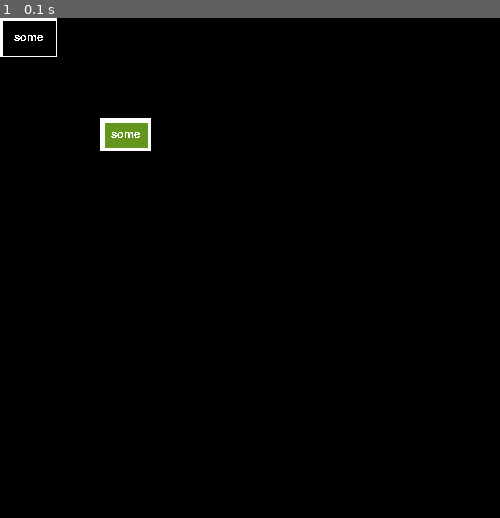
Above: before the commit, frame 1.
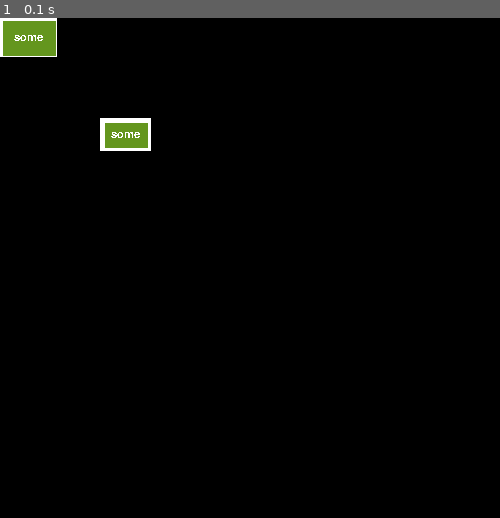
Above: after the commit, the same moment.

Repository: MihailChert/pygame_widgets
Game: pygame game, started from test_dropdownlist.py
Same seed, same stepped clock (60 frames per second), same inputs: the game is played once before the commit and once after it.
Inputs:
- Up to frame 1 (0.1 s): no input

The runs differ from the first frame. In frame 1, 0.7% of the frame differs, in the area x 0-12%, y 0-8%.

Commit message:
Fix bun in button with color. Find bug in drawing borders.

Diff:
--- a/eventlessbutton.py
+++ b/eventlessbutton.py
@@ -189,10 +189,12 @@
             self.parent.blit(self.surface, self.client_rect)
         except AttributeError:
             self.parent.surface.blit(self.surface, self.client_rect)
-        if hasattr(self.border, 'draw'):
-            self.border.draw()
+
+        self.surface.fill(self._active_color)
         if not self._pressed:
             self.draw_unpressed()
         else:
             self.draw_pressed()
         self.draw_text()
+        if hasattr(self.border, 'draw'):
+            self.border.draw()
--- /dev/null
+++ b/test_button.py
@@ -0,0 +1,33 @@
+import pygame
+import sys
+import pdb
+from eventlessbutton import EventlessButton
+
+
+def foo():
+    print('event')
+
+
+pygame.font.init()
+pygame.init()
+
+DISPLAY_SIZE = (500, 500)
+FPS = 30
+
+display = pygame.display.set_mode(DISPLAY_SIZE)
+clock = pygame.time.Clock()
+button = EventlessButton(display, (10, 10), None, 'some', (200, 200, 200), 'c', target=foo)
+
+while True:
+    clock.tick(FPS)
+    for event in pygame.event.get():
+        if event.type == pygame.QUIT or (event.type == pygame.KEYDOWN and event.key == pygame.K_ESCAPE):
+            pygame.quit()
+            sys.exit()
+        if event.type in [pygame.MOUSEMOTION, pygame.MOUSEBUTTONDOWN, pygame.MOUSEBUTTONUP]:
+            button.check_press(event)
+
+    display.fill(0)
+    button.draw()
+    # pdb.set_trace()
+    pygame.display.flip()
